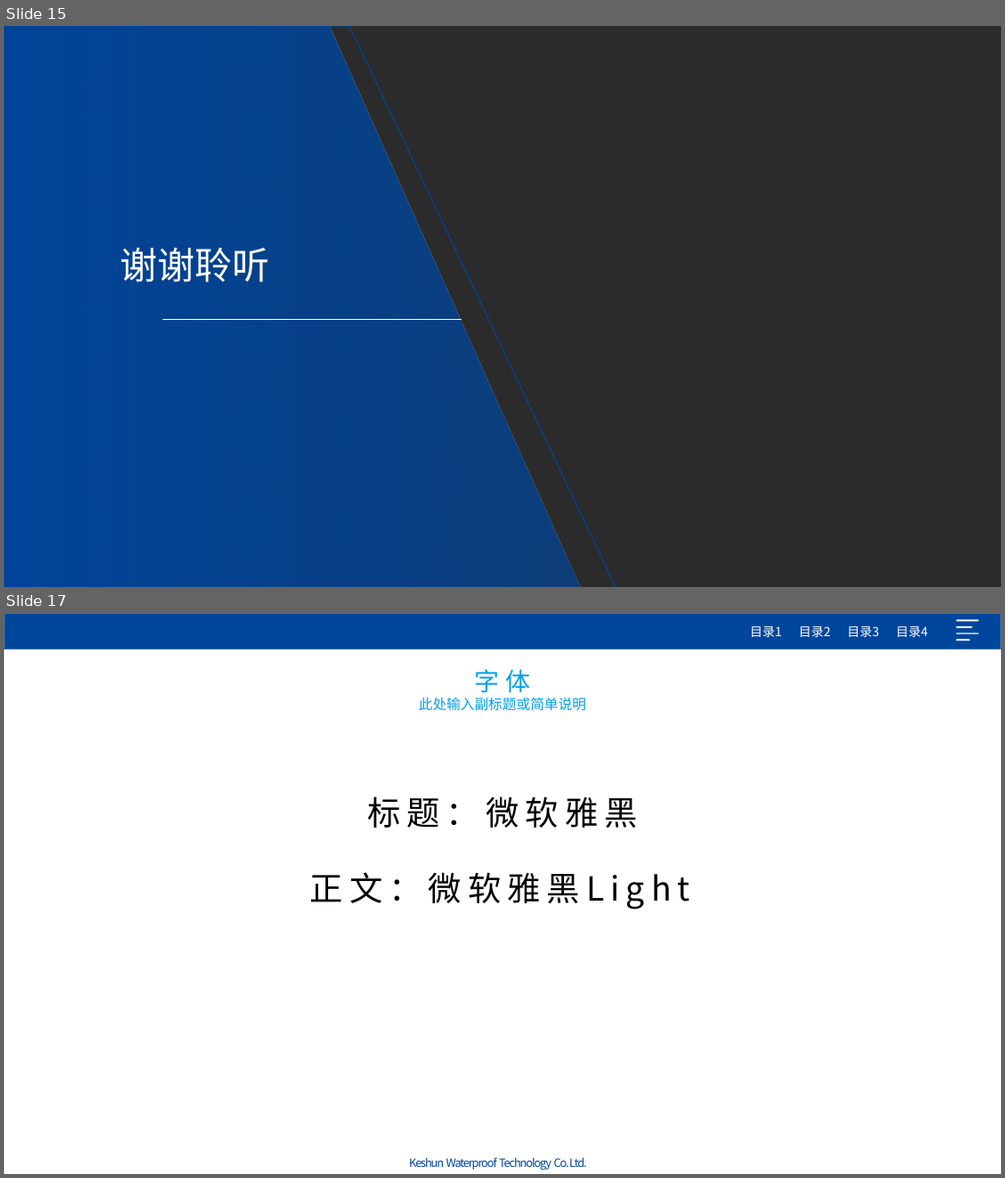
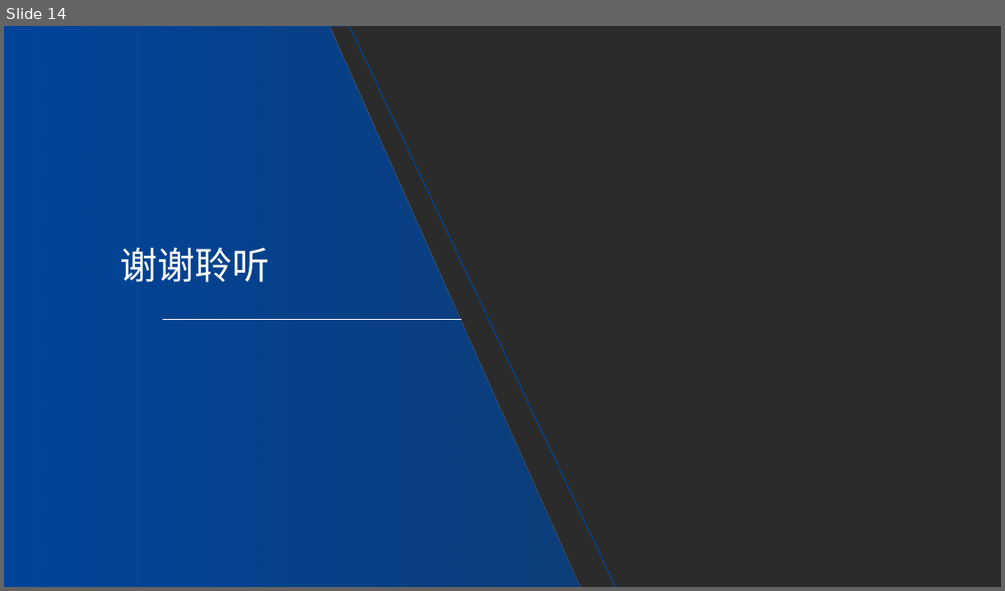
Before and after one commit to Jack-liangqihua/ABAP_CODER, a slide deck: 专题研究/晨会主题/201904财务自由.pptx. Shown one above the other, each under a label of ours: slides 15 and 17 before the commit, slide 14 after it; the slides between them are not shown. The pictures are 1005x1178 and 1005x591 pixels, drawn with LibreOffice and Linux fonts; fonts in the diff are those of the drawing; background and template pictures are left out; a plain dark background stands for a picture behind light text. Boxes give left, top, right and bottom in pixels: in the first picture for what was removed or moved away, otherwise in the second. Text is boxed around its words. In the diff, an @@ line names an element or a change of style, - is before the commit and + after.

```diff
--- a/专题研究/晨会主题/201904财务自由.pptx
+++ b/专题研究/晨会主题/201904财务自由.pptx
@@ slide 17 removed at (4, 613, 1001, 1174), background picture (left out) @@
@@ rectangle removed at (4, 613, 1001, 649) @@
@@ text removed at (750, 626, 928, 637) @@
-目录1 目录2 目录3 目录4
@@ freeform shape removed at (956, 620, 979, 641) @@
@@ text removed at (419, 669, 586, 711) @@
-字 体
-此处输入副标题或简单说明
@@ text removed at (367, 796, 637, 827) @@
-标题：微软雅黑
@@ text removed at (310, 872, 689, 909) @@
-正文：微软雅黑Light
@@ text removed at (409, 1157, 586, 1170) @@
-Keshun Waterproof Technology Co. Ltd.
@@ what was slide 15 is now slide 14 @@
```
Also in this commit, not shown: 7 slides changed, 1 slide added, 5 other slides removed.
